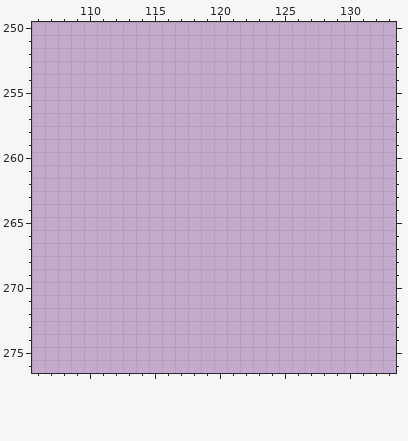
A pixel-art file gets an edit: Tile_24x24_test.ase. That is the earlier state.
432x432 pixels, 1 frame. Pixels under 10% opacity are left out. Colours within 5 levels of each other are drawn and written as one. Shown: x 106..133, y 250..276. The commit also changed other parts of the picture, which this record leaves out.
The same view after the edit:
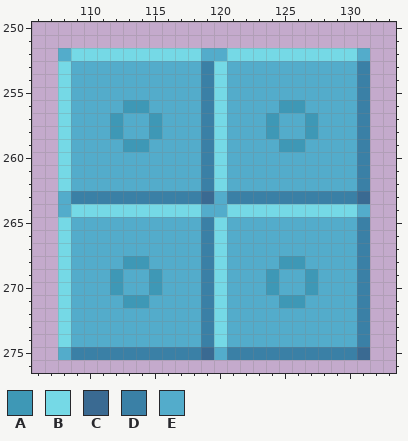
Palette (. is transparent): A #3e98b6  B #75d9e6  C #3a6a92  D #3a80a6  E #53accb
Change:
y 252: x 108..131 ........................ -> EBBBBBBBBBBEEBBBBBBBBBBE
y 253..255: x 108..131 ........................ -> BEEEEEEEEEEDBEEEEEEEEEED
y 256: x 108..131 ........................ -> BEEEEAAEEEEDBEEEEAAEEEED
y 257..258: x 108..131 ........................ -> BEEEAEEAEEEDBEEEAEEAEEED
y 259: x 108..131 ........................ -> BEEEEAAEEEEDBEEEEAAEEEED
y 260..262: x 108..131 ........................ -> BEEEEEEEEEEDBEEEEEEEEEED
y 263: x 108..131 ........................ -> EDDDDDDDDDDCEDDDDDDDDDDC
y 264: x 108..131 ........................ -> EBBBBBBBBBBEEBBBBBBBBBBE
y 265..267: x 108..131 ........................ -> BEEEEEEEEEEDBEEEEEEEEEED
y 268: x 108..131 ........................ -> BEEEEAAEEEEDBEEEEAAEEEED
y 269..270: x 108..131 ........................ -> BEEEAEEAEEEDBEEEAEEAEEED
y 271: x 108..131 ........................ -> BEEEEAAEEEEDBEEEEAAEEEED
y 272..274: x 108..131 ........................ -> BEEEEEEEEEEDBEEEEEEEEEED
y 275: x 108..131 ........................ -> EDDDDDDDDDDCEDDDDDDDDDDC
Pixel boxes of the changes (left, top, right, bottom) in both pictures:
added: (58, 48, 370, 360)
